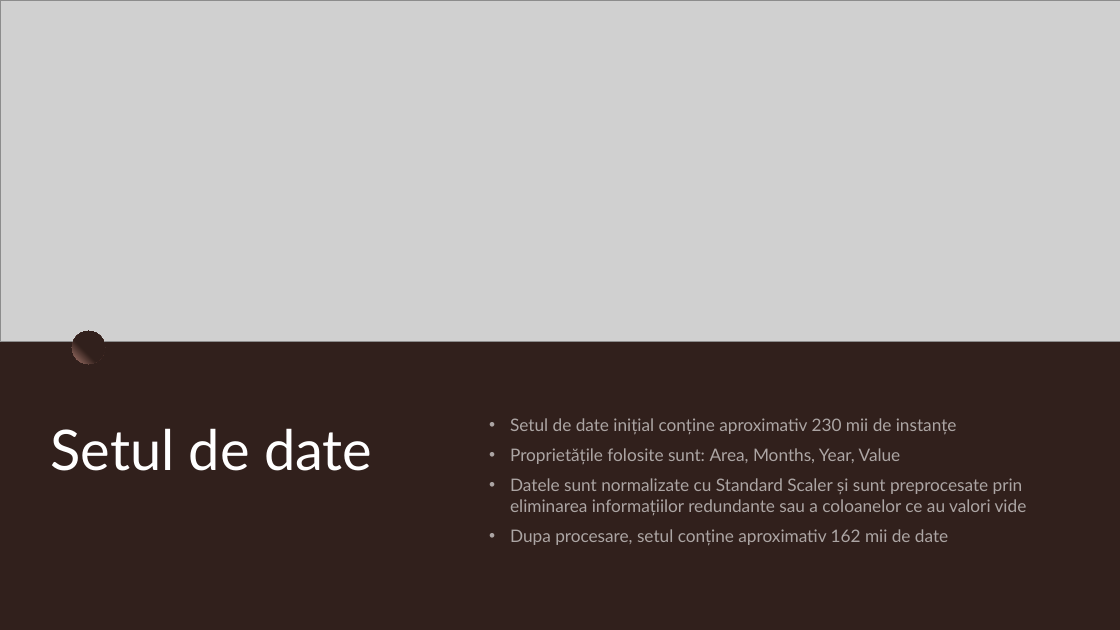
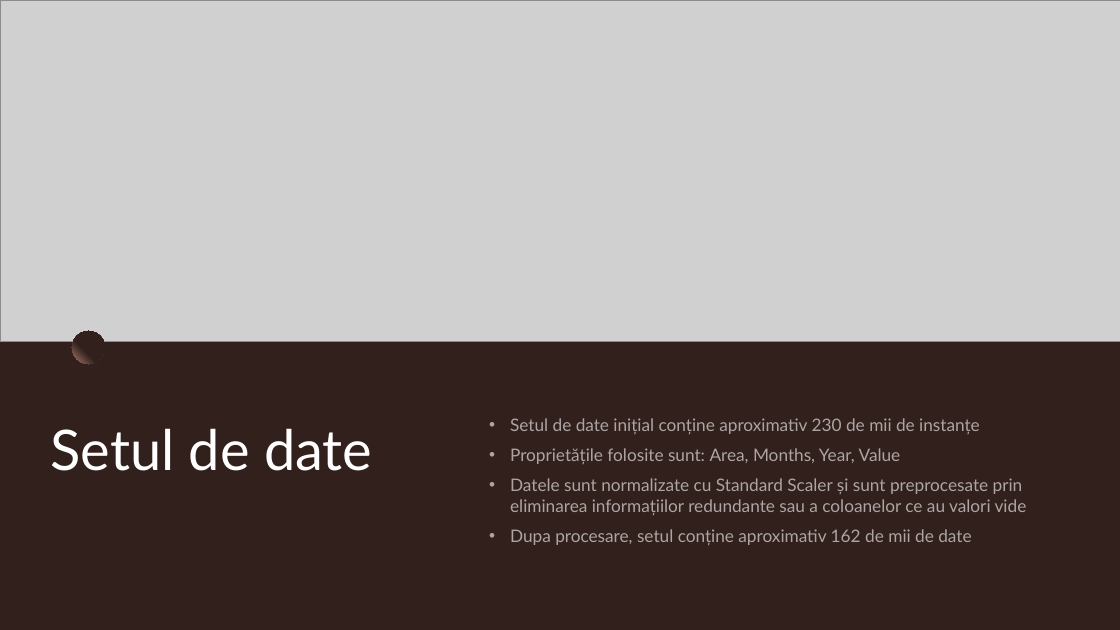
Before and after one commit to CristiRotar/ClimateChangePredictor, a slide deck: slide 5 of Presentation/MonitorizareaSiPredictiaSchimbarilorClimatice.pptx. Drawn at 1120x630 pixels with LibreOffice and Linux fonts; fonts in the diff are those of the drawing; grey boxes stand for pictures. Boxes give left, top, right and bottom in pixels: in the first picture for what was removed or moved away, otherwise in the second. Text is boxed around its words. In the diff, an @@ line names an element or a change of style, - is before the commit and + after.

```diff
--- a/Presentation/MonitorizareaSiPredictiaSchimbarilorClimatice.pptx
+++ b/Presentation/MonitorizareaSiPredictiaSchimbarilorClimatice.pptx
@@ text at (x1=510, y1=418, x2=980, y2=434): text changed @@
-• Setul de date inițial conține aproximativ 230 mii de instanțe
+• Setul de date inițial conține aproximativ 230 de mii de instanțe
@@ text at (x1=510, y1=529, x2=971, y2=546): text changed @@
-• Dupa procesare, setul conține aproximativ 162 mii de date
+• Dupa procesare, setul conține aproximativ 162 de mii de date
```
Also in this commit, not shown: 2 other slides changed, 1 other file.
